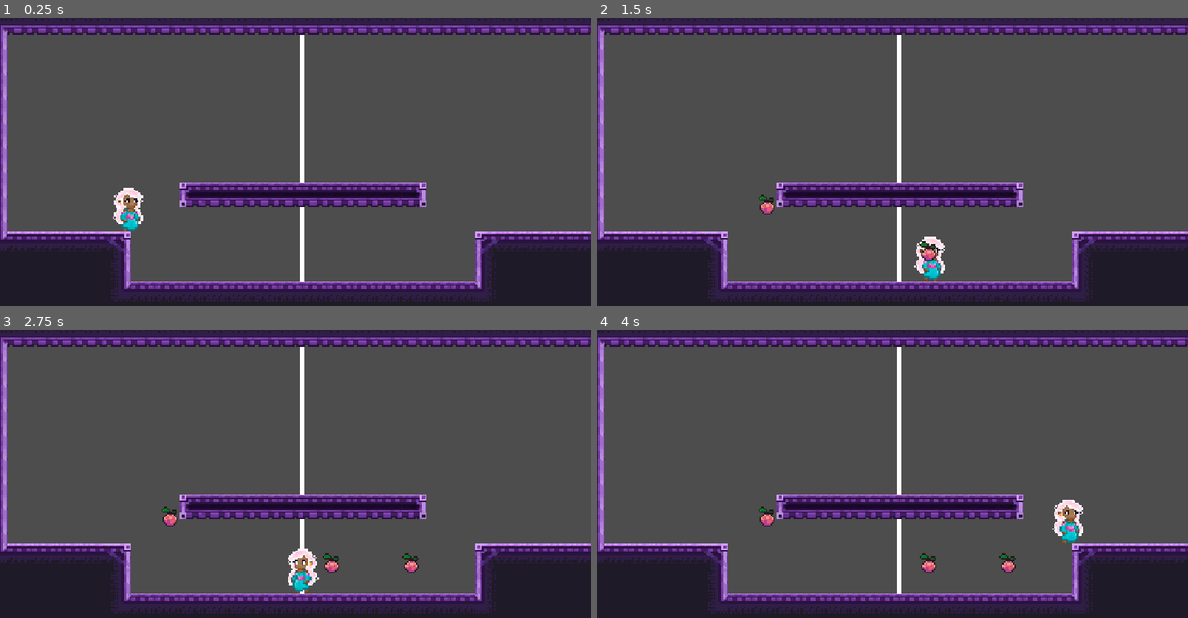
Above: before the commit, frames 1-4 (two rows, left to right).
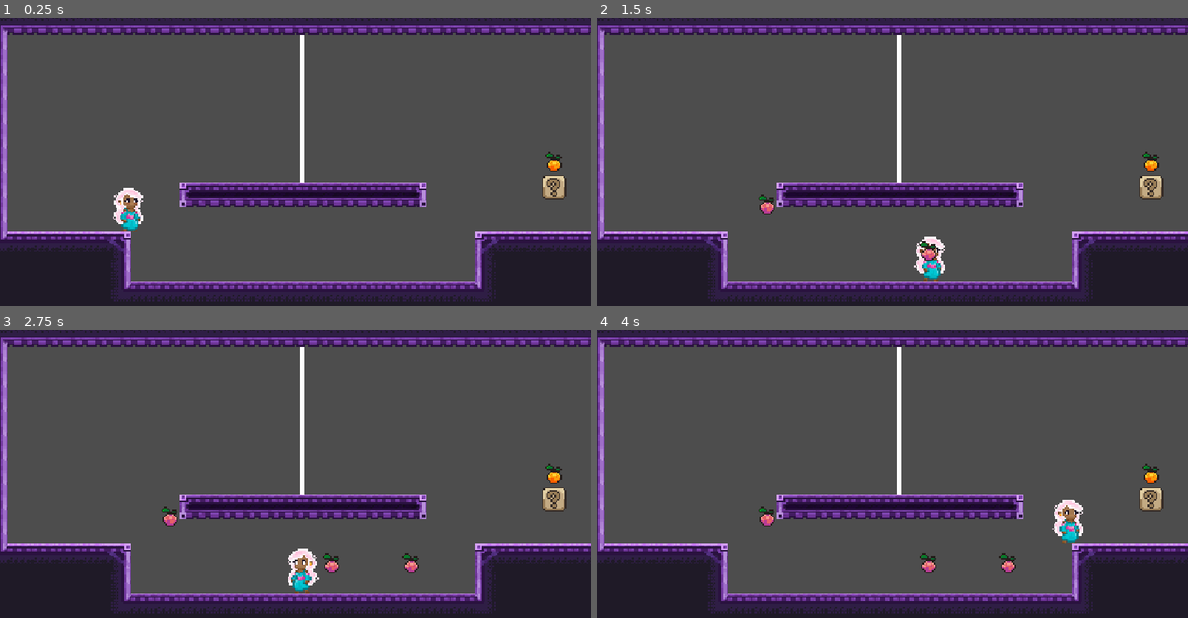
Above: after the commit, the same moments.

Repository: Lucas-Ibiapina4/ST-Challenge
Game: Godot game, scene res://Scenes/level_01.tscn
Same seed, same stepped clock (60 frames per second), same inputs: the game is played once before the commit and once after it.
Inputs:
- Up to frame 1 (0.25 s): no input
- Up to frame 2 (1.5 s): tap Enter at 0.5 s; hold D (right_move) from 0.53 s (still down); tap Q (create_cristal) at 0.6, 1.35 s; tap W (jump) at 0.77 s
- Up to frame 3 (2.75 s): tap W (jump) at 1.52 s; release D (right_move) at 2.03 s; hold A (left_move) from 2.03 s (still down); tap Q (create_cristal) at 2.1 s
- Up to frame 4 (4 s): release A (left_move) at 2.78 s; hold D (right_move) from 2.78 s (still down); tap Q (create_cristal) at 2.85, 3.6 s; tap W (jump) at 3.02, 3.77 s

The runs differ from the first frame. In frame 1, 0.7% of the frame differs, in the area x 50-96%, y 46-92%; in frame 2, 0.7%; in frame 3, 0.5%; in frame 4, 0.7%.
Error before the commit: Invalid access to property or key 'collision_layer' on a base object of type 'TileMapLayer'. (res://Scripts/light.gd:70)

Commit message:
next level settings

Diff:
--- a/Prefabs/door.tscn
+++ b/Prefabs/door.tscn
@@ -2,7 +2,7 @@
 
 [ext_resource type="Texture2D" uid="uid://bpbttwd4qqty7" path="res://Assets/world_tileset.png" id="1_ba8gm"]
 [ext_resource type="Script" uid="uid://dlcg047jvunhp" path="res://Prefabs/door.gd" id="1_kvppq"]
-[ext_resource type="Script" uid="uid://la1kgh0kg25b" path="res://door_reciver.gd" id="2_0phs7"]
+[ext_resource type="Script" uid="uid://la1kgh0kg25b" path="res://Scripts/door_reciver.gd" id="2_0phs7"]
 [ext_resource type="Texture2D" uid="uid://bby13gla66cc0" path="res://Assets/fruit.png" id="2_v6xrn"]
 
 [sub_resource type="AtlasTexture" id="AtlasTexture_v6xrn"]
@@ -48,7 +48,7 @@
 radius = 4.0
 
 [sub_resource type="RectangleShape2D" id="RectangleShape2D_eabt8"]
-size = Vector2(16, 16)
+size = Vector2(16, 17)
 
 [node name="door" type="Node2D" unique_id=1651939149]
 script = ExtResource("1_kvppq")
@@ -60,6 +60,7 @@
 [node name="DoorReceiver" type="StaticBody2D" parent="." unique_id=830270922]
 unique_name_in_owner = true
 position = Vector2(0, -16)
+collision_layer = 8
 script = ExtResource("2_0phs7")
 hold_time = 0.4
 
@@ -74,6 +75,9 @@
 
 [node name="TransitionArea2D" type="Area2D" parent="." unique_id=1973653967]
 unique_name_in_owner = true
+collision_layer = 0
+collision_mask = 2
 
 [node name="CollisionShape2D" type="CollisionShape2D" parent="TransitionArea2D" unique_id=1566881849]
+position = Vector2(0, 0.5)
 shape = SubResource("RectangleShape2D_eabt8")
--- a/Scenes/level_01.tscn
+++ b/Scenes/level_01.tscn
@@ -1,6 +1,7 @@
 [gd_scene format=4 uid="uid://8lj3jwhex7fq"]
 
 [ext_resource type="PackedScene" uid="uid://c6iselkr106xh" path="res://Prefabs/player.tscn" id="1_fr3la"]
+[ext_resource type="PackedScene" uid="uid://daljnlm5chr38" path="res://Prefabs/door.tscn" id="1_pkws4"]
 [ext_resource type="PackedScene" uid="uid://2fws08272vcf" path="res://Prefabs/light.tscn" id="2_pkws4"]
 [ext_resource type="Texture2D" uid="uid://w66nqntc0ncj" path="res://Assets/Tiles/TileV1.png" id="3_pkws4"]
 
@@ -556,6 +557,9 @@
 position = Vector2(-5, -111)
 zoom = Vector2(3, 3)
 
+[node name="door" parent="." unique_id=1651939149 instance=ExtResource("1_pkws4")]
+position = Vector2(163, -109)
+
 [node name="Player" parent="." unique_id=1030101800 instance=ExtResource("1_fr3la")]
 position = Vector2(-113, -109)
 
--- a/Scripts/cristal_conjurer_component.gd
+++ b/Scripts/cristal_conjurer_component.gd
@@ -18,7 +18,7 @@
 @onready var mover: Node = get_parent().get_node("PlayerMoverComponent")
 @onready var player: CharacterBody2D = $".."
 
-var remaining_count := 5         # cristais que ainda podem ser conjurados
+@export var remaining_count := 5         # cristais que ainda podem ser conjurados
 var active_type_index := 0       # índice em crystal_types
 var pending_step := 0            # 0..7 — rotação escolhida, em passos de 45°
 var _next_step_in := 0.0
@@ -91,6 +91,8 @@
 		return
 
 	var crystal := crystal_scene.instantiate() as Node2D
+	print("[CONJURER] spawnando '%s' de %s | layer=%d | grupos=%s"
+	% [crystal.name, crystal_scene.resource_path, crystal.collision_layer, crystal.get_groups()])
 	crystal.crystal_type = active_type()
 	floor_node.add_child(crystal)
 	crystal.global_position = spawn_marker.global_position
--- /dev/null
+++ b/Scripts/game_manager.gd
@@ -0,0 +1,49 @@
+extends Node
+## Autoload "GameManager": sabe a ordem dos níveis e troca de cena.
+## Versão simples (sem World/LevelContainer): troca a cena inteira.
+
+## Ordem dos níveis. Ajuste os caminhos para os seus arquivos .tscn.
+const LEVELS: Array[String] = [
+	"res://Scenes/level_01.tscn",
+	"res://Scenes/level_02.tscn",
+	"res://Scenes/level_03.tscn",
+]
+
+var current_level := 0
+
+
+func _ready() -> void:
+	EventBus.level_completed.connect(_on_level_completed)
+	EventBus.player_died.connect(reload_level)
+	# Descobre em qual nível o jogo começou (útil ao rodar com F6 num nível qualquer).
+	_sync_index.call_deferred()
+
+
+func _sync_index() -> void:
+	var scene := get_tree().current_scene
+	if scene == null:
+		return
+	var i := LEVELS.find(scene.scene_file_path)
+	if i != -1:
+		current_level = i
+	print("[GAME] nível atual: %d (%s)" % [current_level, scene.scene_file_path])
+
+
+func _on_level_completed() -> void:
+	print("[GAME] nível %d concluído" % current_level)
+	go_to_level(current_level + 1)
+
+
+func go_to_level(index: int) -> void:
+	if index >= LEVELS.size():
+		print("[GAME] fim do jogo, a princesa está livre!")
+		return  # aqui depois entra a tela de vitória
+	current_level = index
+	print("[GAME] carregando ", LEVELS[index])
+	# deferred: não troca a cena no meio do callback de física da porta
+	get_tree().change_scene_to_file.call_deferred(LEVELS[index])
+
+
+func reload_level() -> void:
+	print("[GAME] recarregando nível %d" % current_level)
+	get_tree().reload_current_scene.call_deferred()
--- a/Scripts/light.gd
+++ b/Scripts/light.gd
@@ -67,7 +67,8 @@
 			#adiciona o ponto de colisao ao array e transforma ele em uma
 			#coordenada local pra gerar o caminho da luz
 			beam_points.append(to_local(collision_point))
-			caminho.append("%s (pai: %s, layer: %d, grupos: %s)" % [object.name, object.get_parent().name, object.collision_layer, object.get_groups()])
+			var layer = object.get("collision_layer")
+			caminho.append("%s (pai: %s, layer: %s, grupos: %s)" % [object.name, object.get_parent().name, layer if layer != null else "tilemap", object.get_groups()])
 
 			if _no_grupo(object, "cristals"):
 
@@ -131,6 +132,7 @@
 			_log("começou a atingir '%s'" % r.name)
 			r.light_entered(self)
 	_receivers_hit = hits
+
 #verifica se o objeto (ou o pai dele) esta no grupo
 func _no_grupo(object: Node, grupo: StringName) -> bool:
 	return object.is_in_group(grupo) or (object.get_parent() != null and object.get_parent().is_in_group(grupo))
--- a/project.godot
+++ b/project.godot
@@ -18,6 +18,7 @@
 [autoload]
 
 EventBus="*uid://bn70fkjq8f4rx"
+GameManager="*uid://bnhnp2rses14b"
 
 [display]
 
Renamed: door_reciver.gd -> Scripts/door_reciver.gd
Renamed: door_reciver.gd.uid -> Scripts/door_reciver.gd.uid
Not shown, added: Scripts/game_manager.gd.uid
